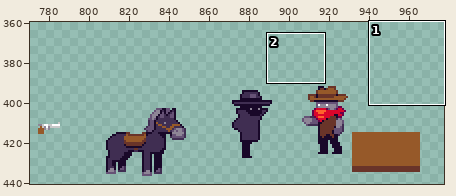
A pixel-art file gets an edit: Assets/art/Sprite-0002.aseprite. The picture above shows the old version from afar; the outline marks the close-up.
Close-up. Before the edit:
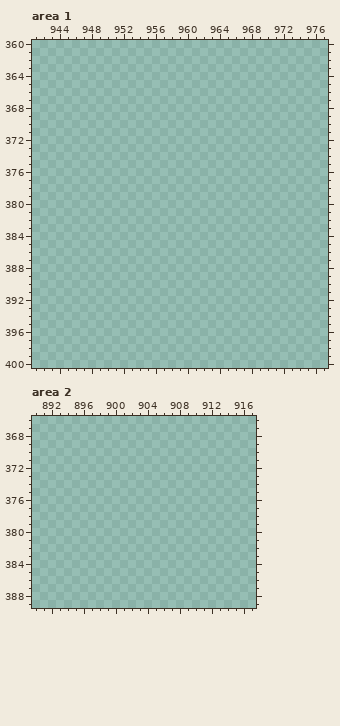
1400x756 pixels, 1 frame. Shown: area 1: x 941..977, y 360..400; area 2: x 890..917, y 366..389. The wide view leaves out empty margins.
The same view after the edit:
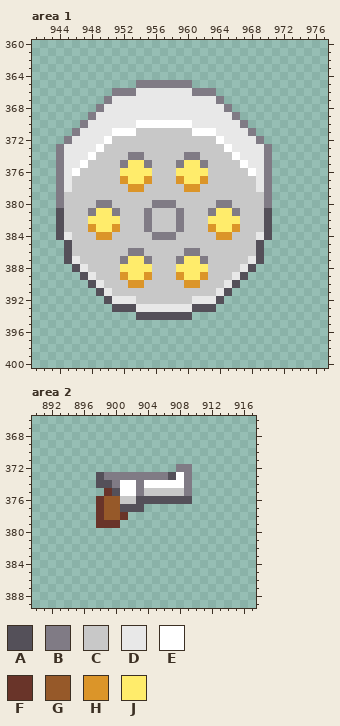
Palette (. is transparent): A #545059  B #807b85  C #c8c8c8  D #e8e8e8  E #ffffff  F #693429  G #965929  H #db9529  J #ffec6b
The exact change:
Area 1:
y 365: x 954..960 ....... -> BBBBBBB
y 366: x 951..963 ............. -> BBBDDDDDDDBBB
y 367: x 950..964 ............... -> BDDDDDDDDDDDDDB
y 368: x 949..965 ................. -> BDDDDDDDDDDDDDDDB
y 369: x 948..966 ................... -> BDDDDDDDDDDDDDDDDDB
y 370: x 947..967 ..................... -> BDDDDDDEEEEEEEDDDDDDB
y 371: x 946..968 ....................... -> BDDDDEEECCCCCCCEEEDDDDB
y 372: x 945..969 ......................... -> BDDDDECCCCCCCCCCCCCEDDDDB
y 373: x 944..970 ........................... -> BDDDDECCCCCCCCCCCCCCCEDDDDB
y 374: x 944..970 ........................... -> BDDDECCCCBBCCCCCBBCCCCEDDDB
y 375: x 944..970 ........................... -> BDDECCCCBJJBCCCBJJBCCCCEDDB
y 376: x 944..970 ........................... -> BDECCCCCJJJJCCCJJJJCCCCCEDB
y 377: x 944..970 ........................... -> BDCCCCCCHJJHCCCHJJHCCCCCCDB
y 378: x 944..970 ........................... -> BDCCCCCCCHHCCCCCHHCCCCCCCDB
y 379: x 944..970 ........................... -> BCCCCCCCCCCCCCCCCCCCCCCCCCB
y 380: x 944..970 ........................... -> BCCCCBBCCCCCBBBCCCCCBBCCCCB
y 381: x 944..970 ........................... -> ACCCBJJBCCCBCCCBCCCBJJBCCCA
y 382: x 944..970 ........................... -> ACCCJJJJCCCBCCCBCCCJJJJCCCA
y 383: x 944..970 ........................... -> ACCCHJJHCCCBCCCBCCCHJJHCCCA
y 384: x 944..970 ........................... -> ADCCCHHCCCCCBBBCCCCCHHCCCDA
y 385: x 945..969 ......................... -> ACCCCCCCCCCCCCCCCCCCCCCCA
y 386: x 945..969 ......................... -> ACCCCCCCBBCCCCCBBCCCCCCCA
y 387: x 945..969 ......................... -> ADCCCCCBJJBCCCBJJBCCCCCDA
y 388: x 946..968 ....................... -> ADCCCCJJJJCCCJJJJCCCCDA
y 389: x 947..967 ..................... -> ADCCCHJJHCCCHJJHCCCDA
y 390: x 948..966 ................... -> ADCCCHHCCCCCHHCCCDA
y 391: x 949..965 ................. -> ADCCCCCCCCCCCCCDA
y 392: x 950..964 ............... -> ADDDCCCCCCCDDDA
y 393: x 951..963 ............. -> AAADDDDDDDAAA
y 394: x 954..960 ....... -> AAAAAAA
Area 2:
y 372: x 908..909 .. -> BB
y 373: x 898..909 ............ -> ABBBBBBBBAEB
y 374: x 898..909 ............ -> AABEEBEEEEEB
y 375: x 899..909 ........... -> FAEEBCCCCCB
y 376: x 898..909 ............ -> FGGCCAAAAAAA
y 377: x 898..903 ...... -> FGGAAA
y 378: x 898..901 .... -> FGGF
y 379: x 898..900 ... -> FFF
